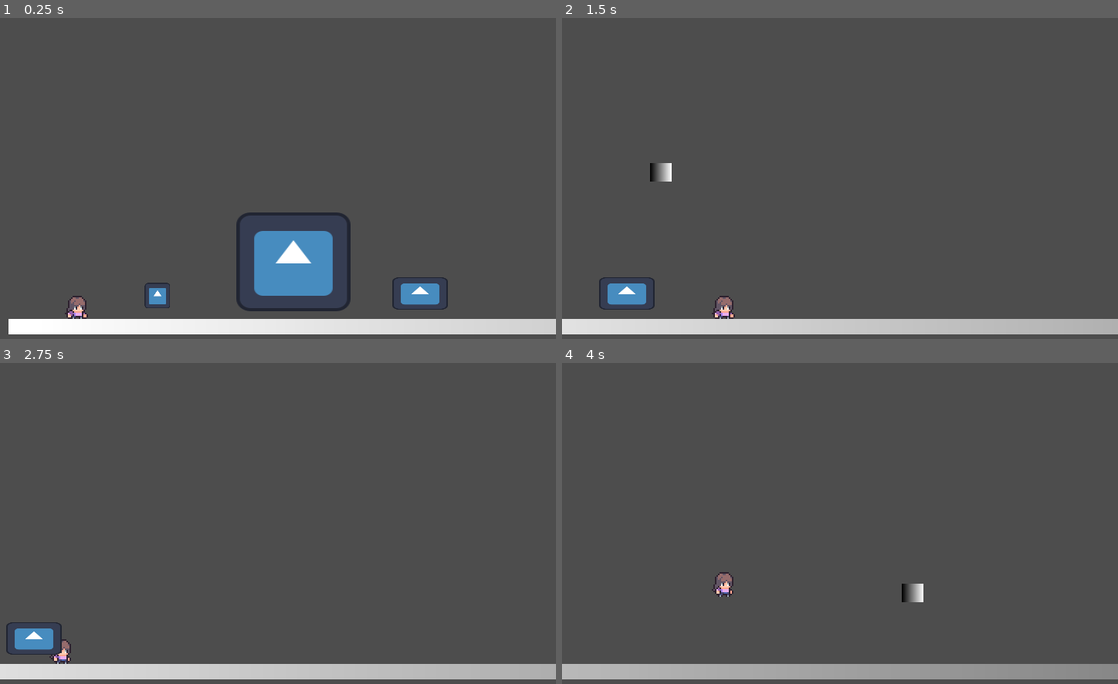
Above: before the commit, frames 1-4 (two rows, left to right).
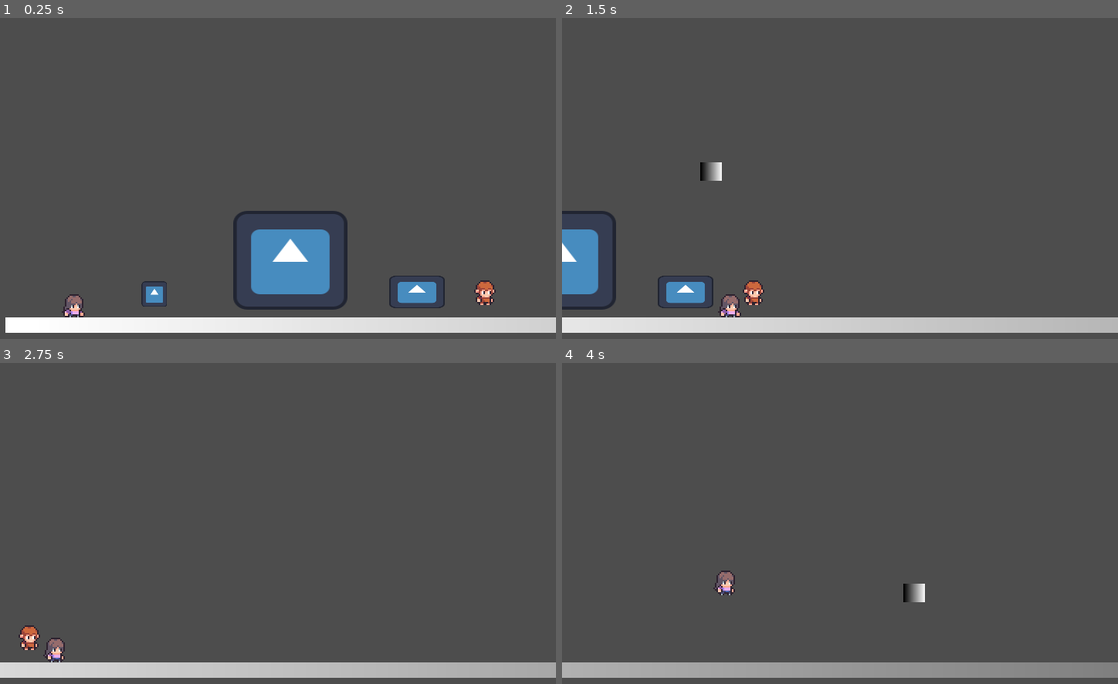
Above: after the commit, the same moments.

Repository: ajogerio/monkey-game
Game: Godot game, scene res://Scenes/game_scene.tscn
Same seed, same stepped clock (60 frames per second), same inputs: the game is played once before the commit and once after it. This scene is started directly instead of the project's main scene. The engine's default icon, where the game draws it, is replaced by a stand-in: a white triangle on a blue panel in a dark square.
Inputs (mouse positions are in pixels of both pictures, inside the frame that each line leads up to):
- Up to frame 1 (0.25 s): no input
- Up to frame 2 (1.5 s): tap Enter at 0.5 s; move the mouse to (962, 184) at 0.52 s; hold D (move_right) from 0.53 s (still down); click (962, 184) at 0.6 s; tap W (jump) at 0.77 s; move the mouse to (728, 220) at 1.27 s; click (728, 220) at 1.35 s
- Up to frame 3 (2.75 s): tap W (jump) at 1.52 s; move the mouse to (333, 465) at 2.02 s; release D (move_right) at 2.03 s; hold A (move_left) from 2.03 s (still down); click (333, 465) at 2.1 s
- Up to frame 4 (4 s): move the mouse to (812, 623) at 2.77 s; release A (move_left) at 2.78 s; hold D (move_right) from 2.78 s (still down); click (812, 623) at 2.85 s; tap W (jump) at 3.02, 3.77 s; move the mouse to (1006, 603) at 3.52 s; click (1006, 603) at 3.6 s

The runs differ from the first frame. In frame 1, 3.3% of the frame differs, in the area x 0-100%, y 60-99%; in frame 2, 4.5%, in the area x 0-100%, y 44-99%; in frame 3, 1.8%; in frame 4, 1.2%.

Commit message:
feat: add monkey enemy scene to game scene

Diff:
--- a/Scenes/game_scene.tscn
+++ b/Scenes/game_scene.tscn
@@ -1,5 +1,6 @@
-[gd_scene load_steps=6 format=3 uid="uid://3q1avp6uo11r"]
+[gd_scene load_steps=7 format=3 uid="uid://3q1avp6uo11r"]
 
+[ext_resource type="PackedScene" uid="uid://db6re2lmhgyvx" path="res://Scenes/enemy_monkey_scene.tscn" id="1_hnsa0"]
 [ext_resource type="PackedScene" uid="uid://lyabiikwtq6h" path="res://Scenes/player_scene.tscn" id="1_hoxpg"]
 [ext_resource type="PackedScene" uid="uid://d1r7exha8pl" path="res://Scenes/floor_scene.tscn" id="2_pn527"]
 [ext_resource type="PackedScene" uid="uid://bumtdx3tb1pse" path="res://Scenes/camera_scene.tscn" id="3_ap1i3"]
@@ -7,6 +8,9 @@
 [ext_resource type="Texture2D" uid="uid://b0m62oig210g3" path="res://icon.svg" id="5_c87le"]
 
 [node name="Game" type="Node2D"]
+
+[node name="Monkey Enemy" parent="." instance=ExtResource("1_hnsa0")]
+position = Vector2(314, 178)
 
 [node name="Player" parent="." instance=ExtResource("1_hoxpg")]
 position = Vector2(47, 176)
@@ -30,7 +34,7 @@
 texture = ExtResource("5_c87le")
 
 [node name="Camera2D" parent="." node_paths=PackedStringArray("player_node") instance=ExtResource("3_ap1i3")]
-position = Vector2(-2, -1)
+position = Vector2(0, 0)
 anchor_mode = 0
 drag_left_margin = 1.0
 drag_top_margin = 0.0
